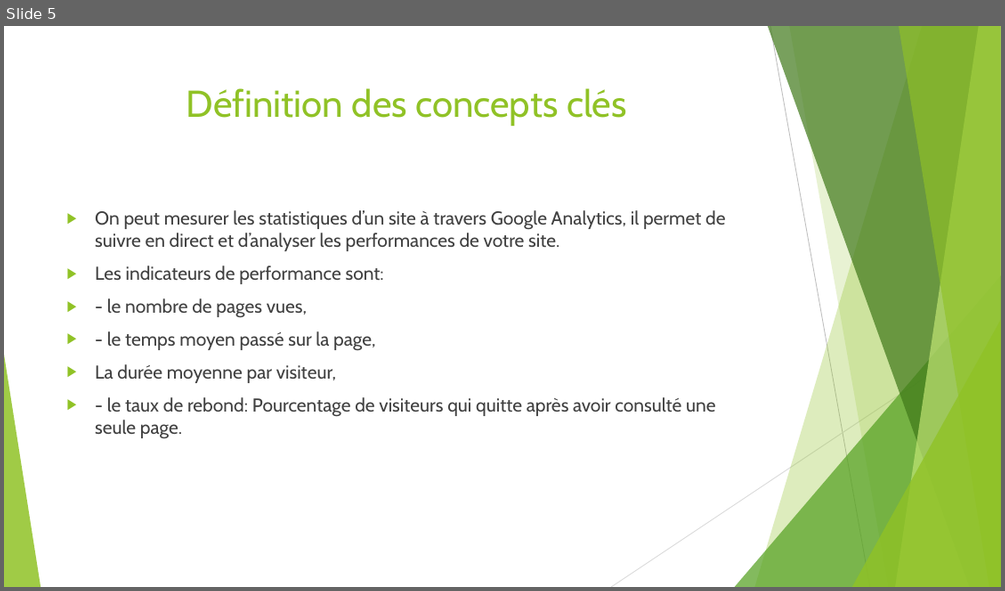
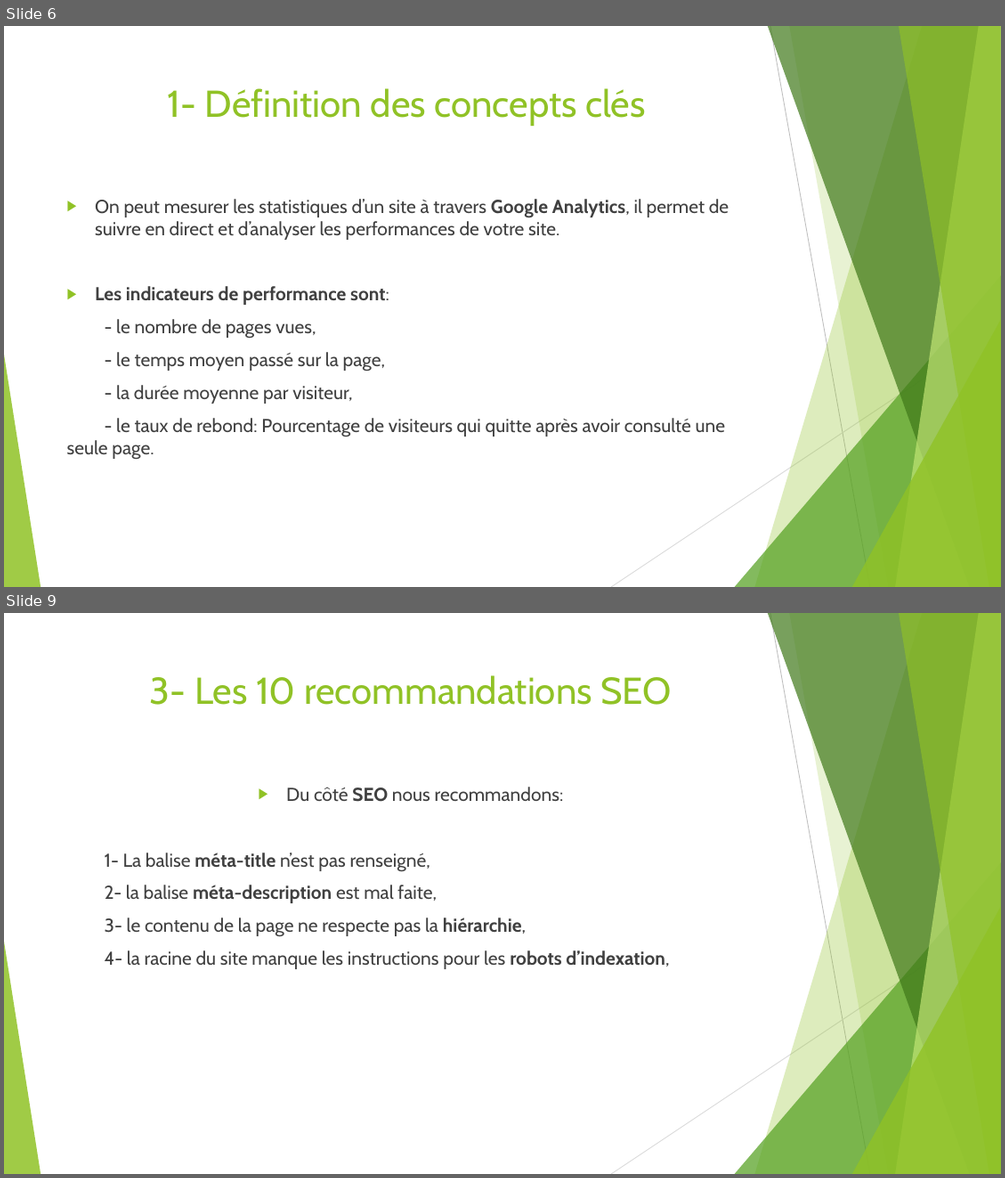
Before and after one commit to SOW-tech/Projet4ameliore, a slide deck: Présentation Projet4.pptx. Shown one above the other, each under a label of ours: slide 5 before the commit, slides 6 and 9 after it; the slides between them are not shown. The pictures are 1005x591 and 1005x1178 pixels, drawn with LibreOffice and Linux fonts; fonts in the diff are those of the drawing. Boxes give left, top, right and bottom in pixels: in the first picture for what was removed or moved away, otherwise in the second. Text is boxed around its words. In the diff, an @@ line names an element or a change of style, - is before the commit and + after.

```diff
--- a/Présentation Projet4.pptx
+++ b/Présentation Projet4.pptx
@@ slide 9 added at [4,613,1001,1174], background #FFFFFF; not listed: 10 template elements that a slide beside it also shows @@
@@ title added at [150,675,672,705], 36 pt, text #90C226 @@
+3- Les 10 recommandations SEO
@@ text added at [105,787,669,969], 18 pt, text #404040 @@
+▶ Du côté SEO nous recommandons:
+1- La balise méta-title n’est pas renseigné,
+2- la balise méta-description est mal faite,
+3- le contenu de la page ne respecte pas la hiérarchie,
+4- la racine du site manque les instructions pour les robots d’indexation,
@@ what was slide 5 is now slide 6 @@
@@ slide 6 changed as well @@
@@ title at [168,88,646,126]: text changed @@
-Définition des concepts clés
+1- Définition des concepts clés
@@ text "On peut mesurer les statistiques ...": place and size @@
-text "On peut mesurer les statistiques ..." at [95,210,725,438]
+text "On peut mesurer les statistiques ..." at [67,199,728,459]
@@ text at [67,199,728,459]: bold on in "Google Analytics,", "Les indicateurs de performance sont:"; bullet ▶ to none @@
@@ text at [116,385,352,403]: text changed @@
-▶ La durée moyenne par visiteur,
+- la durée moyenne par visiteur,
```
Also in this commit, not shown: 5 other slides changed, 8 other slides added, 10 other files.
